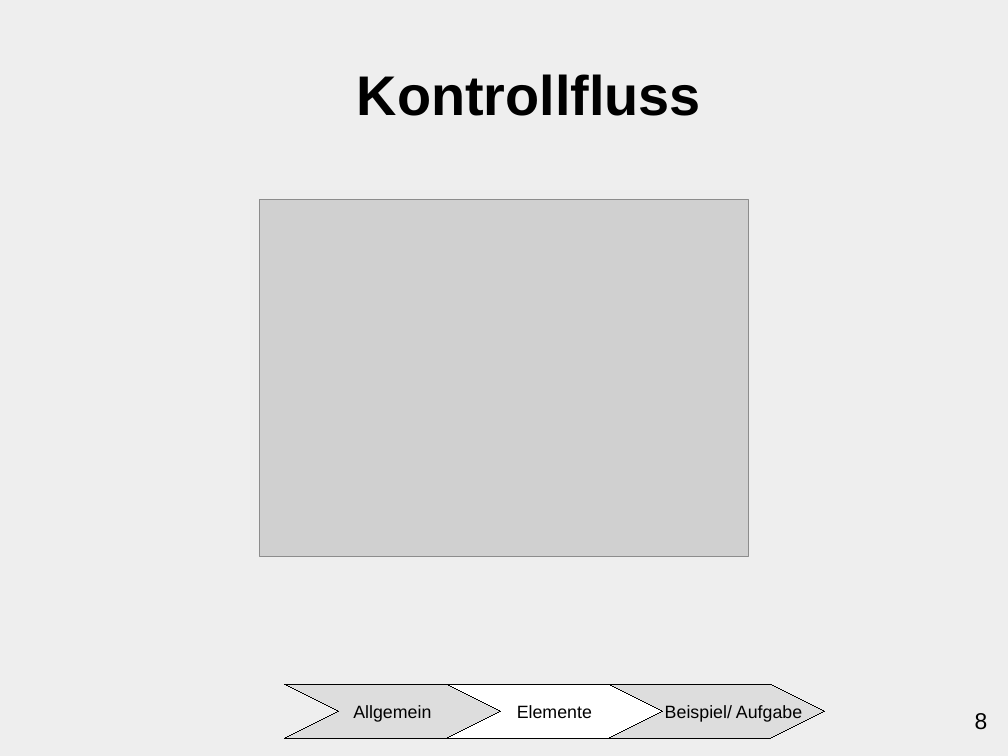
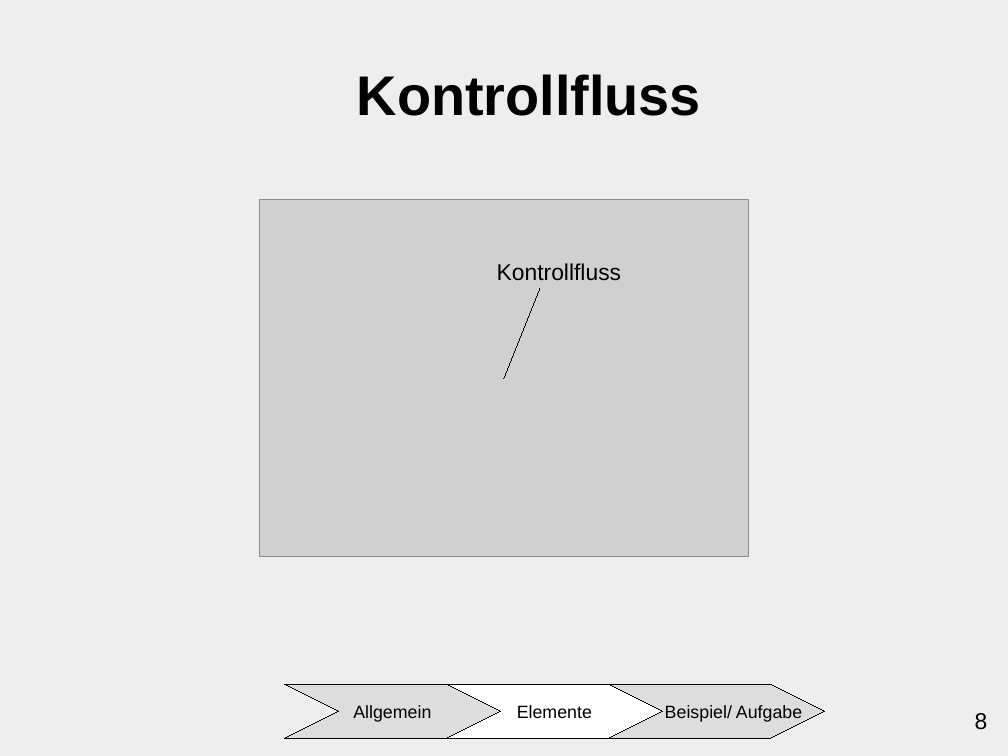
Before and after one commit to ChristianMarzianGithub/VortragAktivitaetsdiagramm, a slide deck: slide 8 of Präsentation Aktivitätsdiagramm/main/AktivitaetsdiagrammCM.odp. Drawn at 1008x756 pixels with LibreOffice and Linux fonts; fonts in the diff are those of the drawing; grey boxes stand for pictures. Boxes give left, top, right and bottom in pixels: in the first picture for what was removed or moved away, otherwise in the second. Text is boxed around its words. In the diff, an @@ line names an element or a change of style, - is before the commit and + after.

```diff
--- a/Präsentation Aktivitätsdiagramm/main/AktivitaetsdiagrammCM.odp
+++ b/Präsentation Aktivitätsdiagramm/main/AktivitaetsdiagrammCM.odp
@@ text added at [497,263,621,281], 18 pt, text #000000 @@
+Kontrollfluss
@@ line added from (504, 378) to (541, 288), #000000 0 pt @@
```
Also in this commit, not shown: 16 other slides changed.
